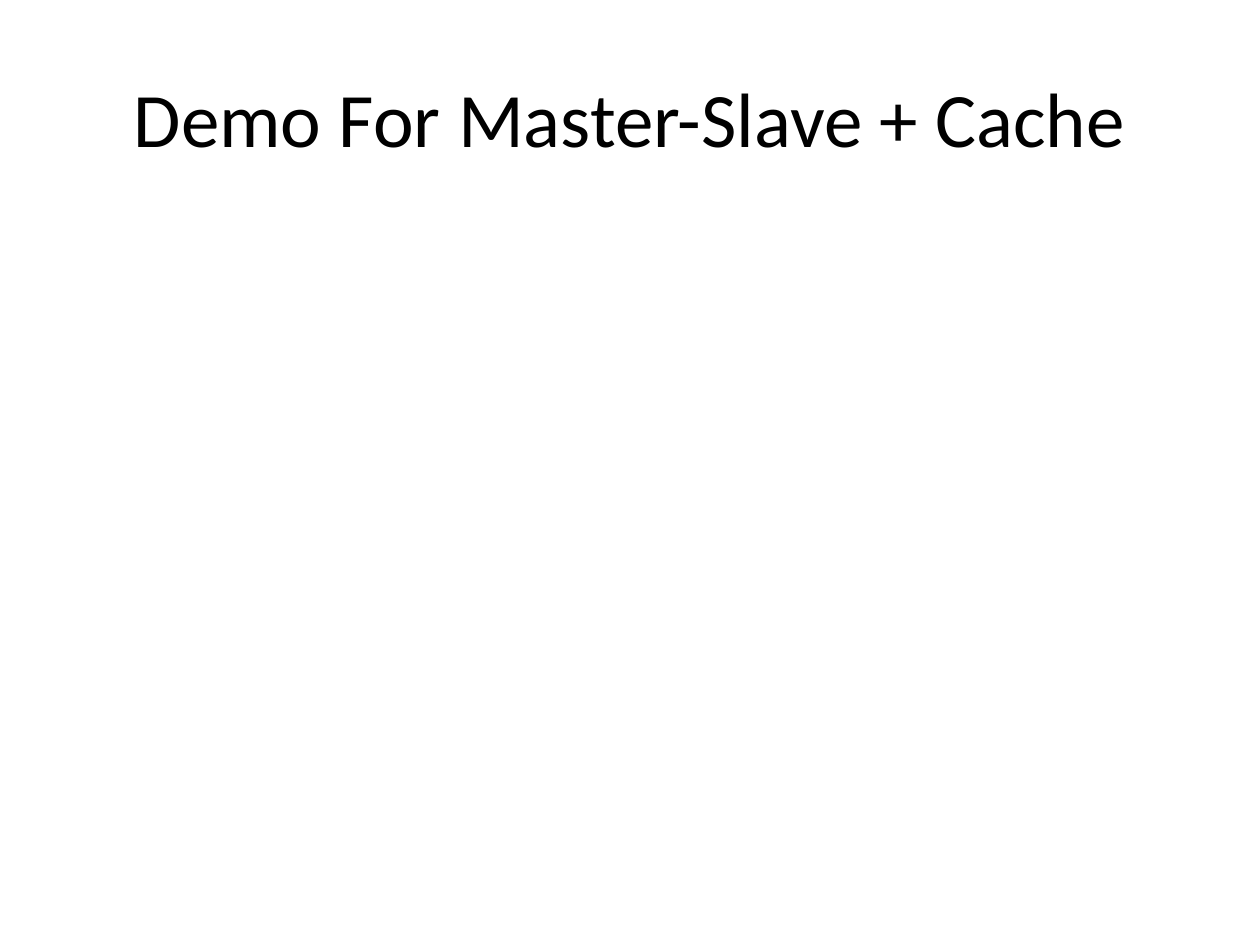
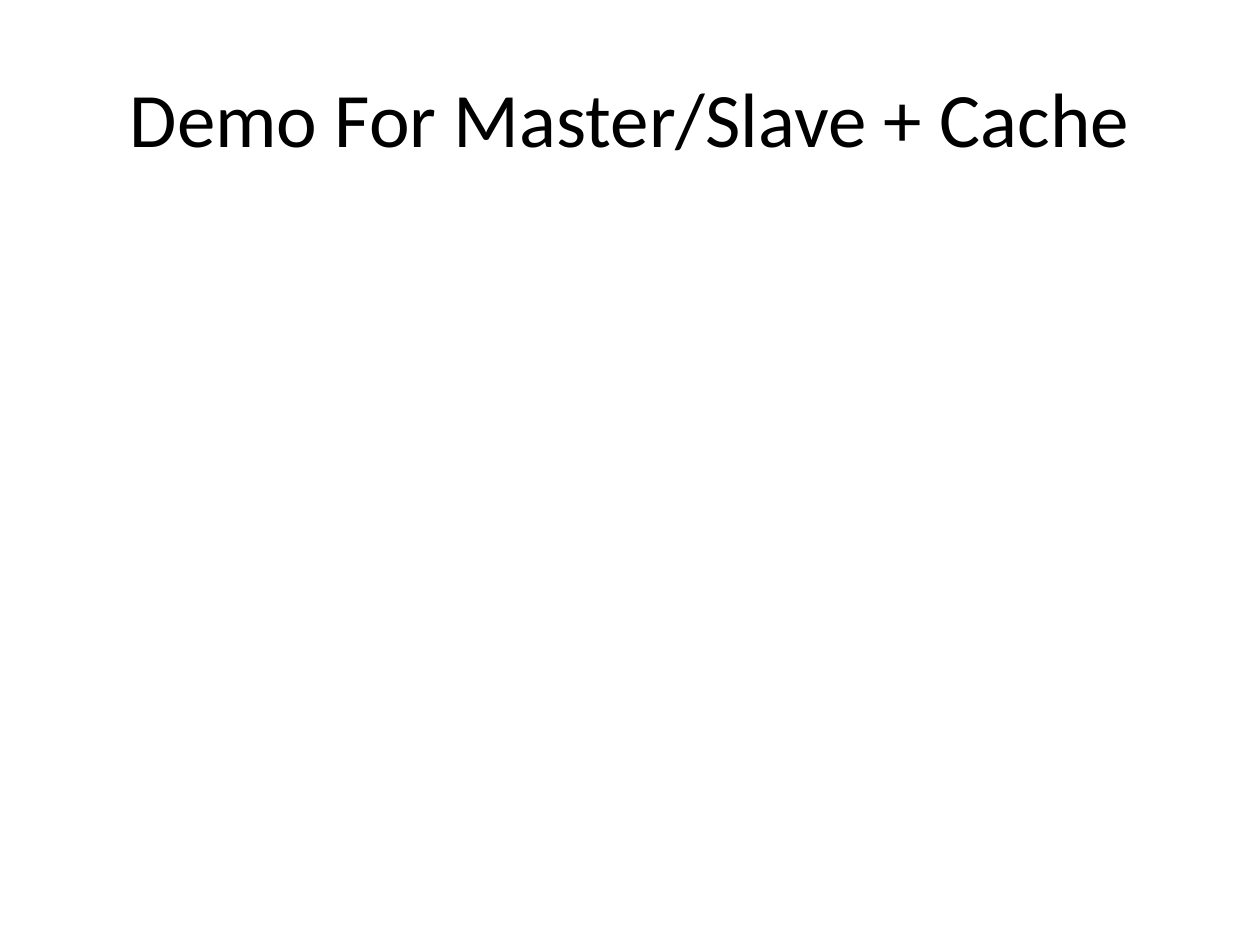
Before and after one commit to udaparts/doc, a slide deck: slide 25 of origin_draws/SocketPro for Node.js.pptx (slide 23 before the commit). Drawn at 1260x945 pixels with LibreOffice and Linux fonts; fonts in the diff are those of the drawing. Boxes give left, top, right and bottom in pixels: in the first picture for what was removed or moved away, otherwise in the second. Text is boxed around its words. In the diff, an @@ line names an element or a change of style, - is before the commit and + after.

Commit message:
ppt file updated

```diff
--- a/origin_draws/SocketPro for Node.js.pptx
+++ b/origin_draws/SocketPro for Node.js.pptx
@@ title at [130,93,1129,151]: text changed @@
-Demo For Master-Slave + Cache
+Demo For Master/Slave + Cache
```
Also in this commit, not shown: 2 slides added.
